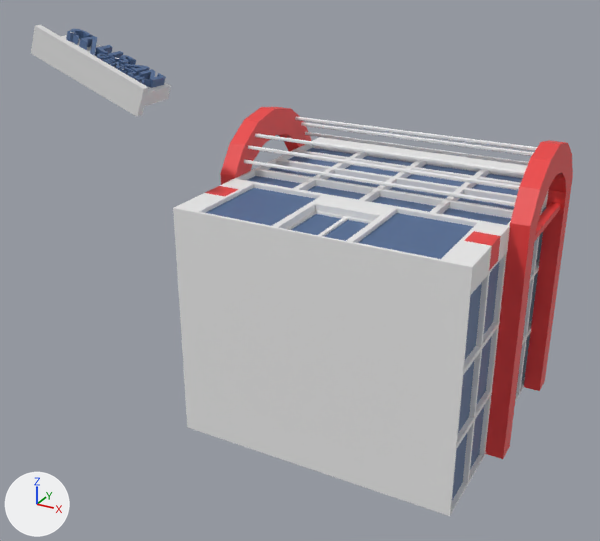
The glTF model static/models/CalisanGenclikMerkezi/Calisan_Genclik_Merkezi_Bina.glb, before and after one commit.
Both versions are drawn from a 50 mm camera at (4.61, -7.64, 5.35) aimed at (-1.12, 2.78, 0.13). The axes (+X, +Y, +Z) are drawn at lower left. The lights are the same throughout. The picture after the commit comes second. Where no turn or scale is listed for an object, it has been applied to the vertices. Vertices at exactly the same position are counted once.

Objects in the first picture: 'shadeBlue', 'shadeRed', 'shadeWhite'.
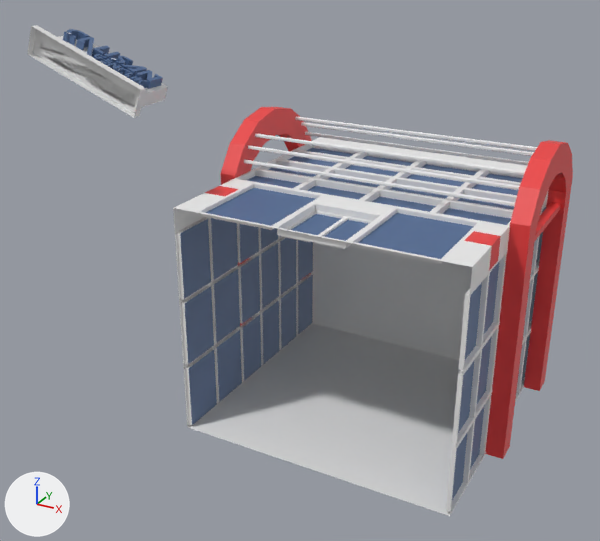
The newer file is also turned or shifted as a whole; pictures and numbers use the older file's frame.

What the commit changed:
me_cube_001 is used by ob_shadewhite; location (0.0, 3.6, 0.52).
me_cube_001 had 950 vertices, 1590 faces and spanned x -4.52..2.13, y -2.61..1.79, z -2.56..3.29.
me_cube_001 now has 929 vertices, 1524 faces and spans x -4.52..2.13, y -2.61..1.79, z -2.56..3.29.
me_cube_001 part 1: the loose piece of 8 vertices spanning x -4.4..-2.69, y -2.43..-1.74, z 2.29..3.1 is moved by (0.0, -0.07, 0.0).
me_cube_001 part 2: the loose piece of 8 vertices spanning x -4.52..-2.53, y -2.54..-2.43, z 2.2..3.29 is rebuilt with 8 vertices and now spans x -4.52..-2.53, y -2.61..-2.5, z 2.2..3.29.
me_cube_001 part 3: 21 vertices removed from x -1.77..1.77, y -2.61, z -1.48..0.69.
Other edits to the shape of me_cube_001 do not show in these pictures.

Where the change shows, as pixel boxes [x1, y1, x2, y2] in the pictures (600 x 541 px; the box of a moved part takes in the faces that stretch with it):
'shadeWhite', reshaped
    before: [31, 25, 549, 516]
    after: [27, 25, 549, 516]
part 1 of me_cube_001, moved or reshaped
    before: [61, 35, 171, 106]
    after: [39, 36, 168, 107]
part 2 of me_cube_001, rebuilt
    before: [31, 25, 149, 117]
    after: [27, 25, 146, 118]
part 3 of me_cube_001, deleted
    before: [175, 212, 472, 508]
